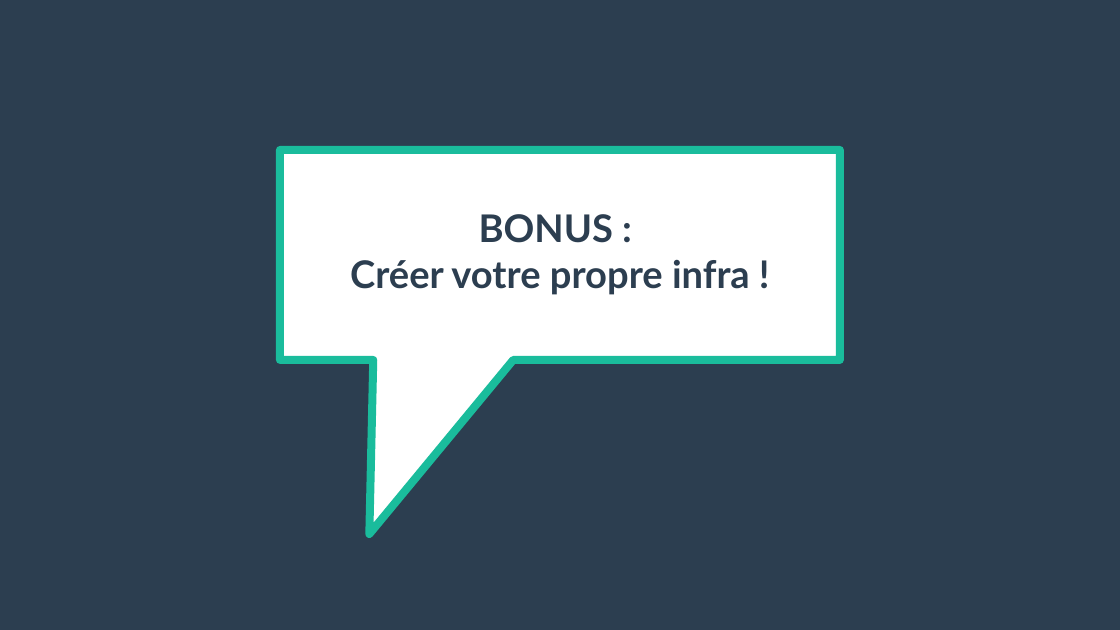
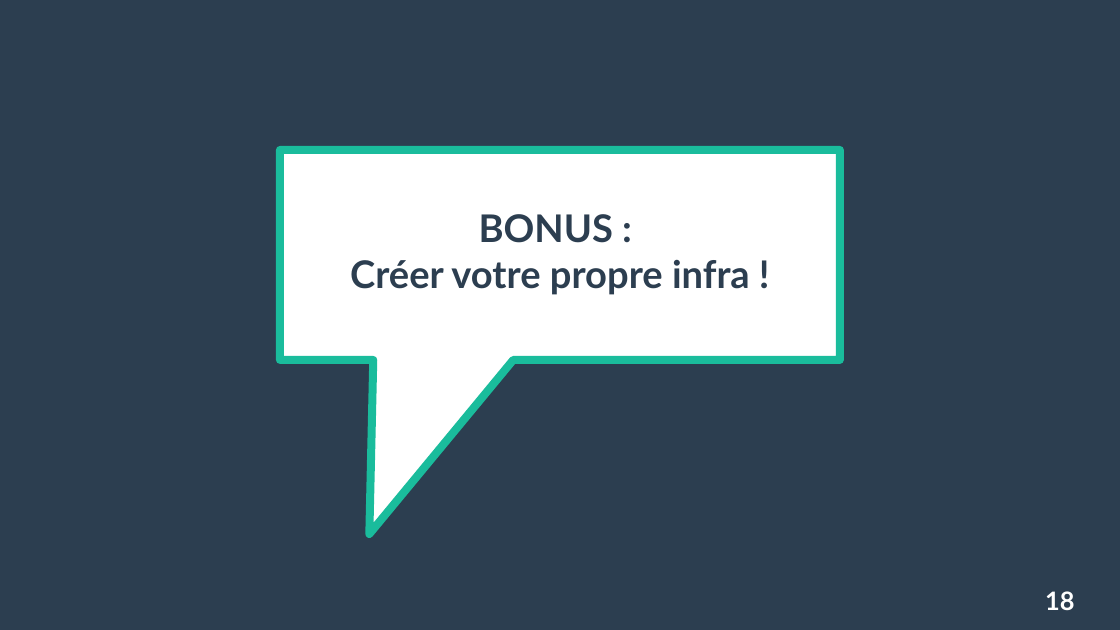
Before and after one commit to The-00/Cours-UL1, a slide deck: slide 18 of support-de-cours.odp (slide 15 before the commit). Drawn at 1120x630 pixels with LibreOffice and Linux fonts; fonts in the diff are those of the drawing. Boxes give left, top, right and bottom in pixels: in the first picture for what was removed or moved away, otherwise in the second. Text is boxed around its words. In the diff, an @@ line names an element or a change of style, - is before the commit and + after.

```diff
--- a/support-de-cours.odp
+++ b/support-de-cours.odp
@@ page number added at (x1=1045, y1=591, x2=1074, y2=610), 18 pt, text #FFFFFF, bold @@
+18
```
Also in this commit, not shown: 9 other slides changed, 3 slides added.
